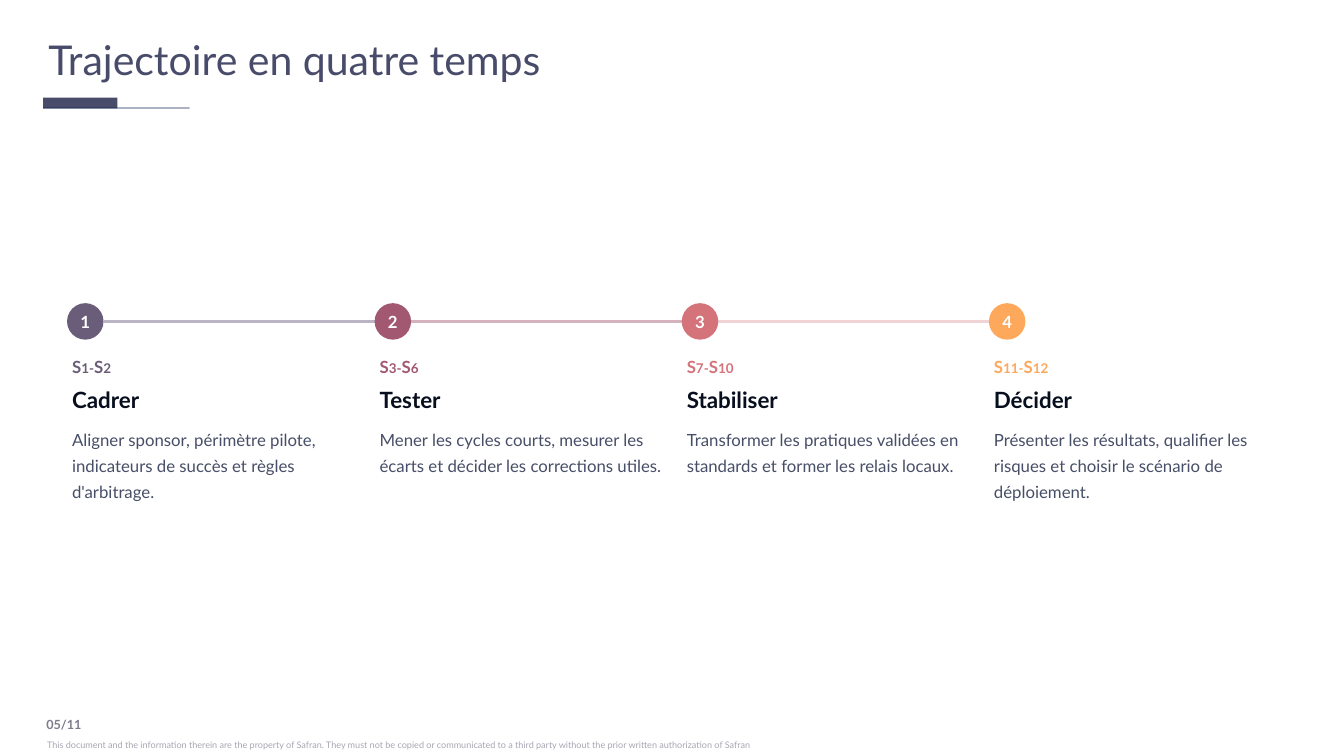
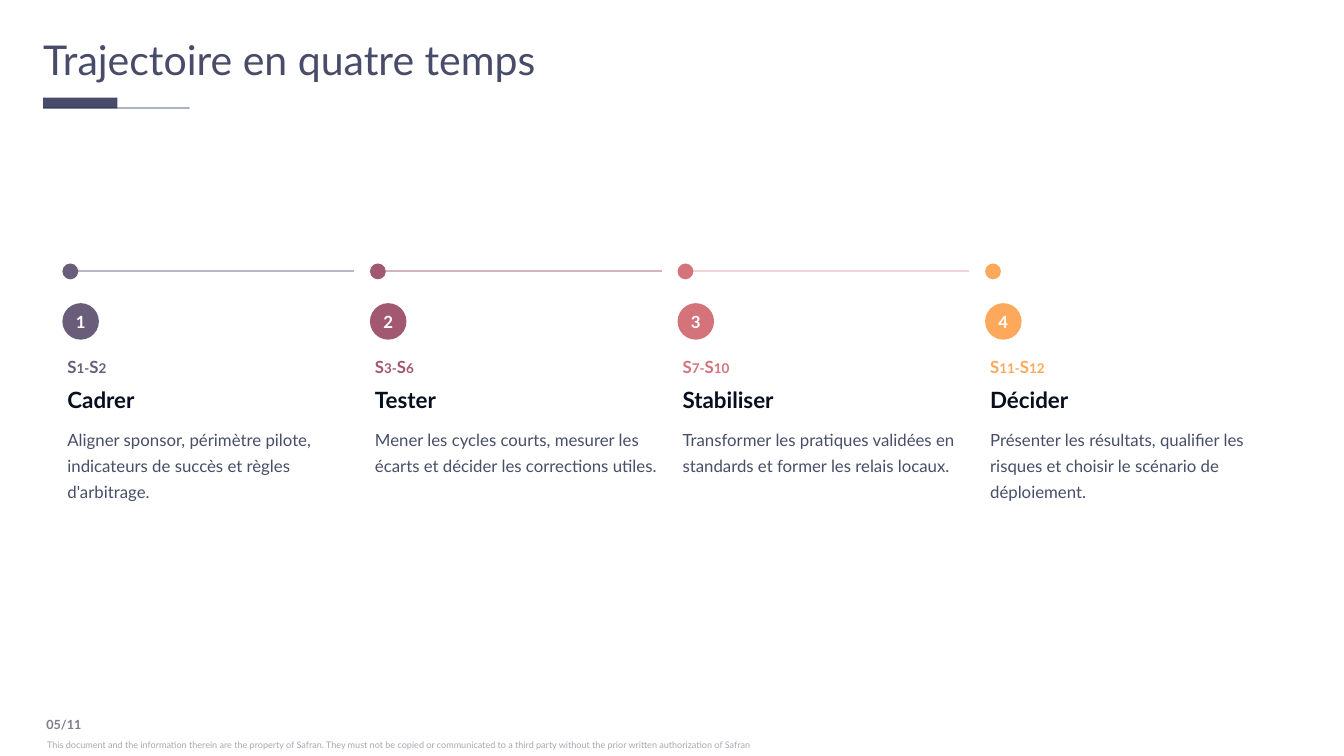
Before and after one commit to jpapasidero/Skill_Jessica_template_Claude, a slide deck: slide 5 of test_corretion_elements_graphiques.pptx. Drawn at 1344x756 pixels with LibreOffice and Linux fonts; fonts in the diff are those of the drawing. Boxes give left, top, right and bottom in pixels: in the first picture for what was removed or moved away, otherwise in the second. Text is boxed around its words. In the diff, an @@ line names an element or a change of style, - is before the commit and + after.

Commit message:
correction_éléments_graphiques_layout_1_a_11 V2

```diff
--- a/test_corretion_elements_graphiques.pptx
+++ b/test_corretion_elements_graphiques.pptx
@@ text "Trajectoire en quatre temps": place and size @@
-text "Trajectoire en quatre temps" at box(48, 45, 541, 83)
+text "Trajectoire en quatre temps" at box(43, 45, 536, 83)
@@ ellipse: place and size @@
-ellipse at box(68, 303, 104, 340)
+ellipse at box(63, 263, 79, 279)
@@ ellipse: place and size @@
-ellipse at box(375, 303, 411, 340)
+ellipse at box(370, 263, 386, 279)
@@ ellipse: place and size @@
-ellipse at box(682, 303, 718, 340)
+ellipse at box(678, 263, 694, 279)
@@ ellipse: place and size @@
-ellipse at box(989, 303, 1025, 340)
+ellipse at box(985, 263, 1001, 279)
@@ line moved from (104, 322) - (375, 322) to (79, 271) - (354, 271) @@
@@ line moved from (411, 322) - (682, 322) to (386, 271) - (661, 271) @@
@@ line moved from (719, 322) - (989, 322) to (694, 271) - (970, 271) @@
@@ ellipse "1" at box(63, 303, 99, 340): fill none to #6A5D79 @@
@@ 12 texts, 4 ellipses: place and size @@
-12 texts, 4 ellipses at box(68, 316, 1286, 501)
+12 texts, 4 ellipses at box(63, 303, 1281, 501)
@@ ellipse "2" at box(370, 303, 406, 340): fill none to #A25871 @@
@@ ellipse "3" at box(678, 303, 714, 340): fill none to #D4737A @@
@@ ellipse "4" at box(985, 303, 1021, 340): fill none to #FDA85B @@
```
Also in this commit, not shown: 5 other slides changed, 2 other files.
